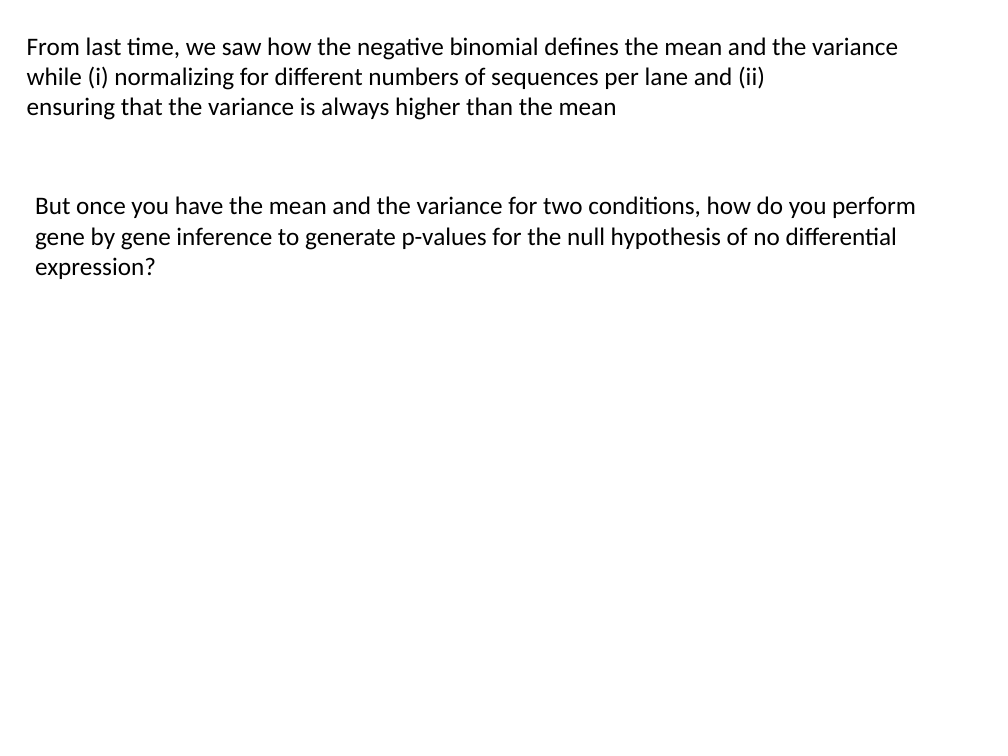
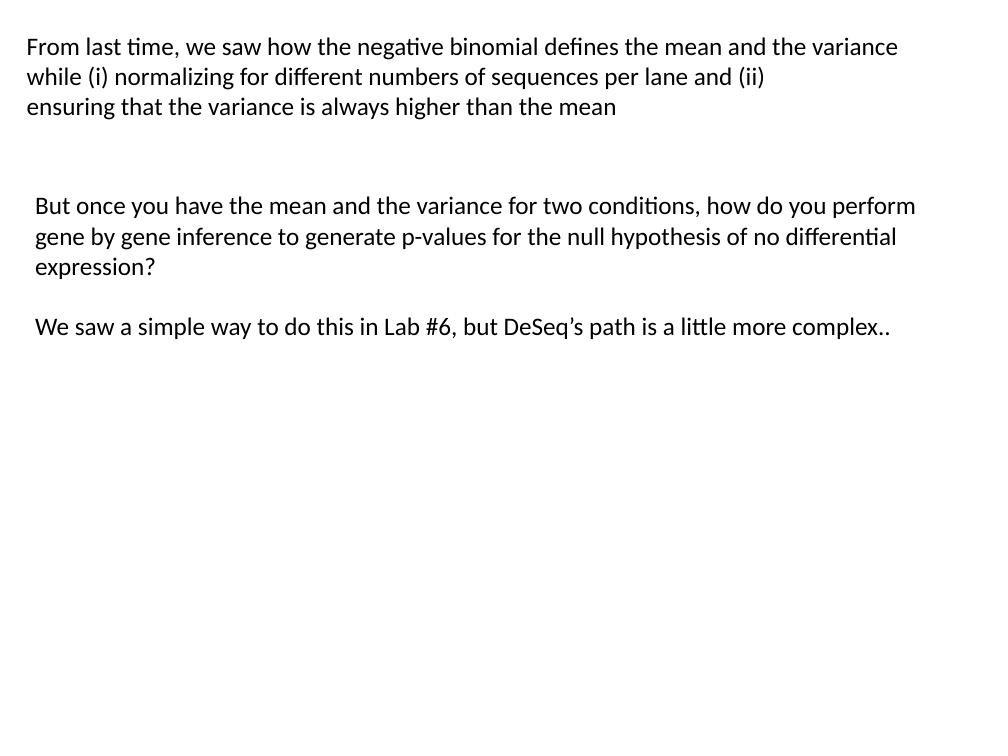
Before and after one commit to afodor/afodor.github.io, a slide deck: slide 2 of classes/stats2018/Lecture10.pptx. Drawn at 1008x756 pixels with LibreOffice and Linux fonts; fonts in the diff are those of the drawing. Boxes give left, top, right and bottom in pixels: in the first picture for what was removed or moved away, otherwise in the second. Text is boxed around its words. In the diff, an @@ line names an element or a change of style, - is before the commit and + after.

```diff
--- a/classes/stats2018/Lecture10.pptx
+++ b/classes/stats2018/Lecture10.pptx
@@ text at (35,317,891,339): paragraph added @@
+We saw a simple way to do this in Lab #6, but DeSeq’s path is a little more complex..
```
Also in this commit, not shown: 3 other slides changed, 1 other file.
